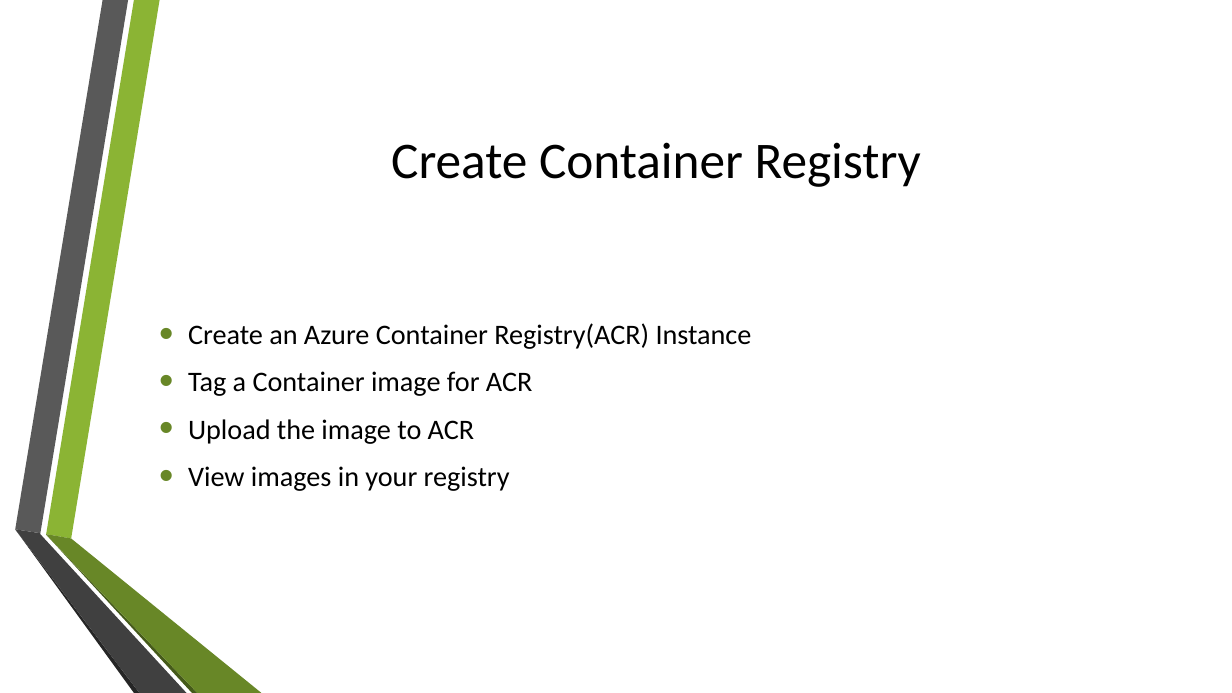
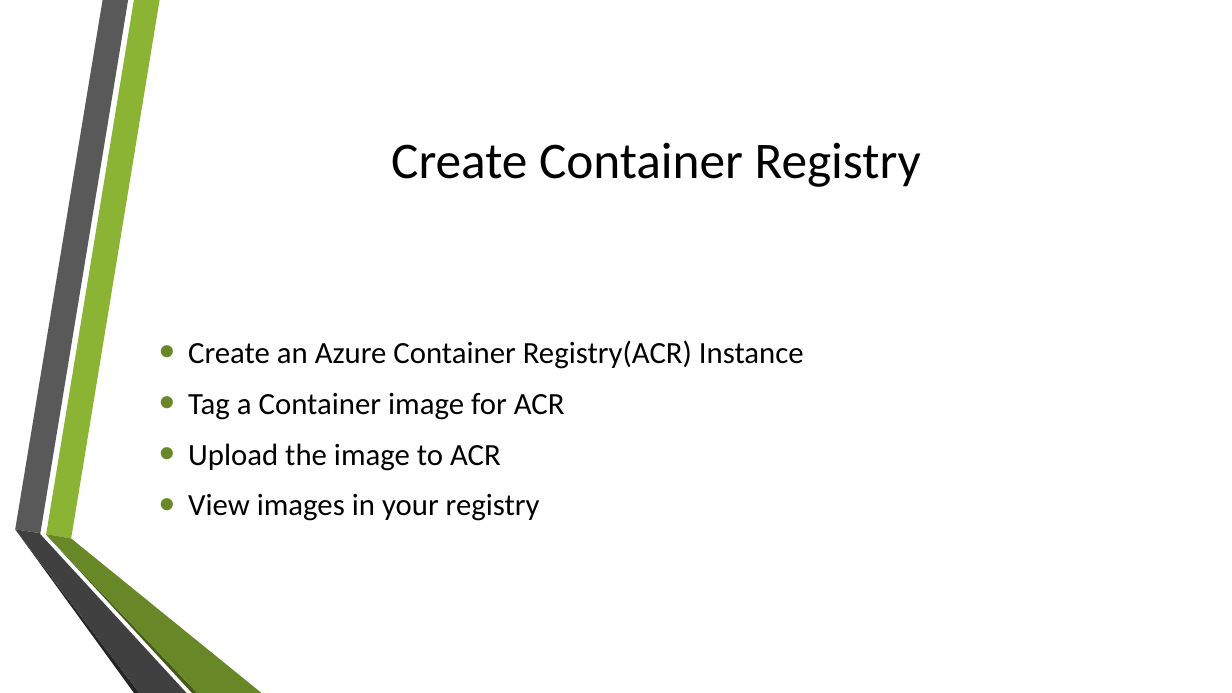
Before and after one commit to amlenduc/terraform, a slide deck: slide 6 of Meetup(06-July).pptx. Drawn at 1232x693 pixels with LibreOffice and Linux fonts; fonts in the diff are those of the drawing; background and template pictures are left out. Boxes give left, top, right and bottom in pixels: in the first picture for what was removed or moved away, otherwise in the second. Text is boxed around its words. In the diff, an @@ line names an element or a change of style, - is before the commit and + after.

```diff
--- a/Meetup(06-July).pptx
+++ b/Meetup(06-July).pptx
@@ text "Create an Azure Container Registry(ACR) ...": place and size @@
-text "Create an Azure Container Registry(ACR) ..." at bbox=[188, 323, 752, 491]
+text "Create an Azure Container Registry(ACR) ..." at bbox=[188, 340, 804, 521]
@@ text "Create an Azure Container Registry(ACR) ..." at bbox=[188, 340, 804, 521]: size 22 to 24 pt @@
```
Also in this commit, not shown: 3 other slides changed, 1 other file.
